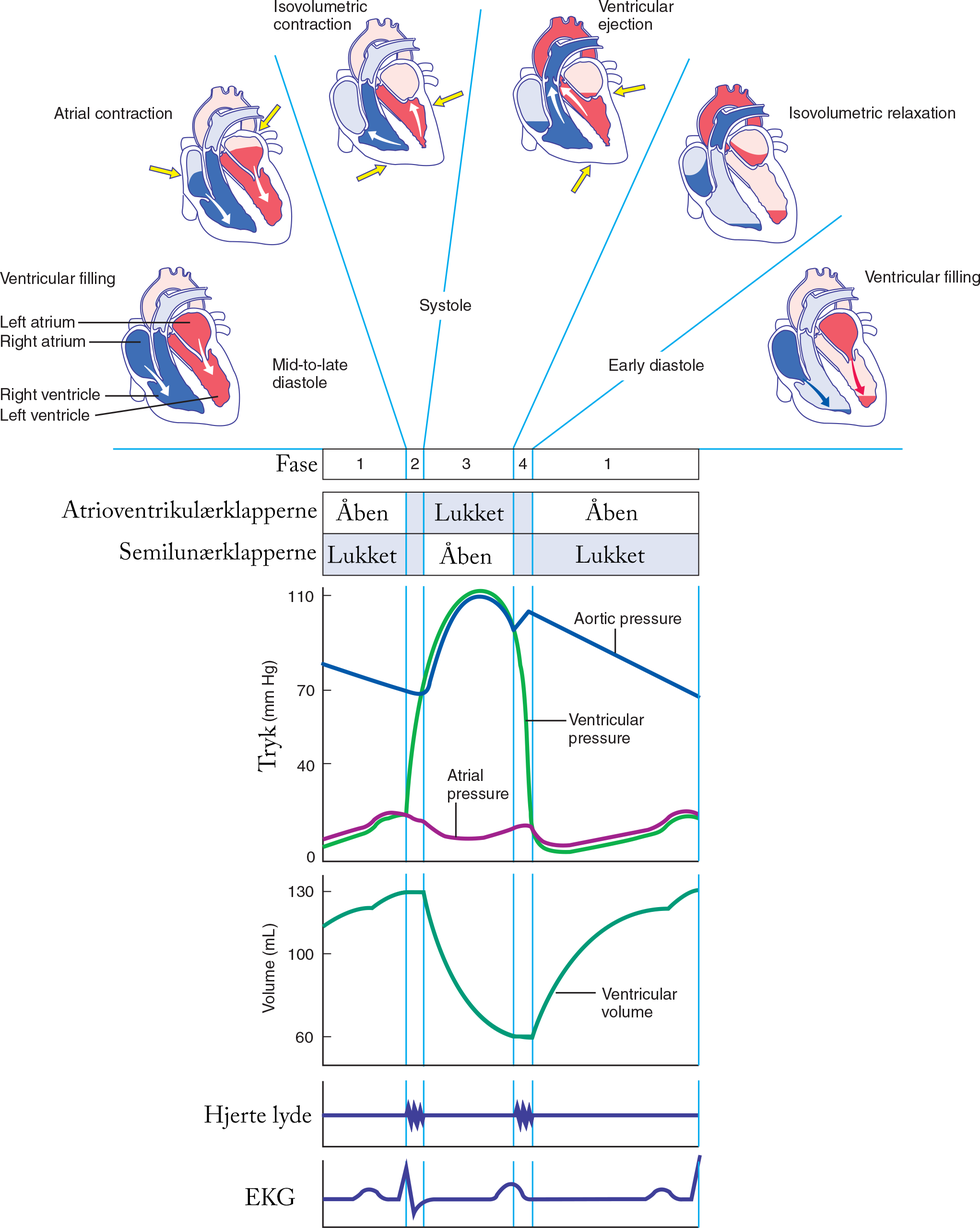
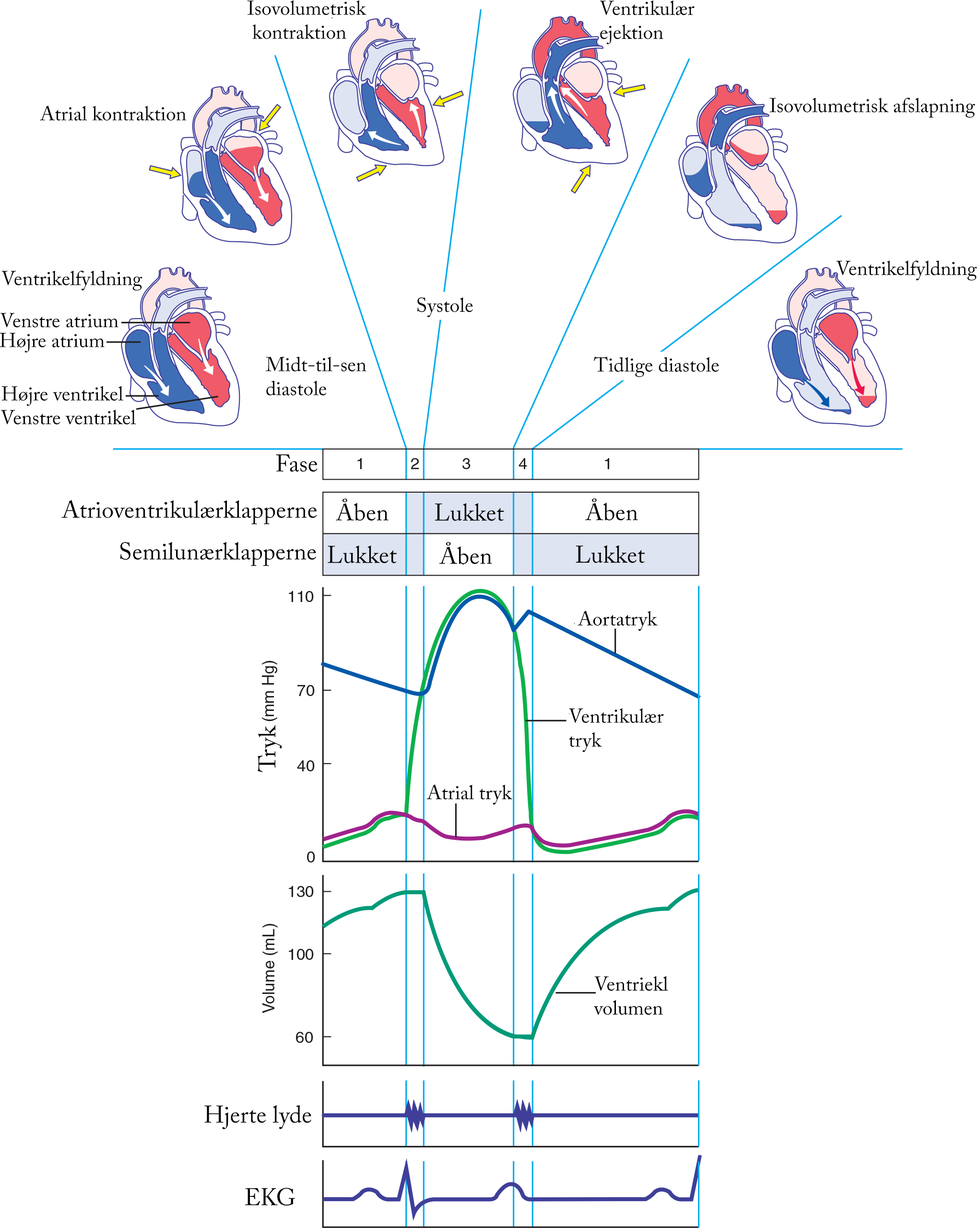
Two versions of the same layered image (980 x 1228). Layer-by-layer changes:
added layer "Atrial tryk" above "Ventriekl volumen" over [left=426, top=784, right=513, bottom=805]
added layer "Ventriekl volumen" above "Ventrikulær tryk" over [left=593, top=976, right=669, bottom=1015]
added layer "Ventrikulær tryk" above "Aortatryk" over [left=568, top=707, right=664, bottom=753]
added layer "Aortatryk" above "Tidlige diastole" over [left=577, top=610, right=658, bottom=631]
added layer "Tidlige diastole" above "Systole" over [left=593, top=356, right=720, bottom=378]
added layer "Systole" above "Midt-til-sen diastole" over [left=417, top=297, right=473, bottom=318]
added layer "Midt-til-sen diastole" above "Venstre ventrikel" over [left=265, top=356, right=367, bottom=396]
added layer "Venstre ventrikel" above "Højre ventrikel" over [left=0, top=409, right=136, bottom=425]
added layer "Højre ventrikel" above "Venstre atrium" over [left=1, top=385, right=124, bottom=406]
added layer "Venstre atrium" above "Højre atrium" over [left=0, top=312, right=119, bottom=328]
added layer "Højre atrium" above "Ventrikelfyldning 2" over [left=0, top=332, right=105, bottom=353]
added layer "Ventrikelfyldning 2" above "Ventrikelfyldning" over [left=836, top=260, right=978, bottom=281]
added layer "Ventrikelfyldning" above "Atrial kontraktion" over [left=1, top=270, right=143, bottom=291]
added layer "Atrial kontraktion" above "Ventrikulær ejektion" over [left=39, top=105, right=187, bottom=121]
added layer "Ventrikulær ejektion" above "Isovolumetrisk kontraktion" over [left=600, top=0, right=695, bottom=45]
added layer "Isovolumetrisk kontraktion" above "Isovolumetrisk afslapning" over [left=247, top=0, right=367, bottom=40]
added layer "Isovolumetrisk afslapning" above "Layer 4" over [left=769, top=97, right=976, bottom=118]
painted on "Layer 4" over [left=0, top=0, right=980, bottom=1018]
